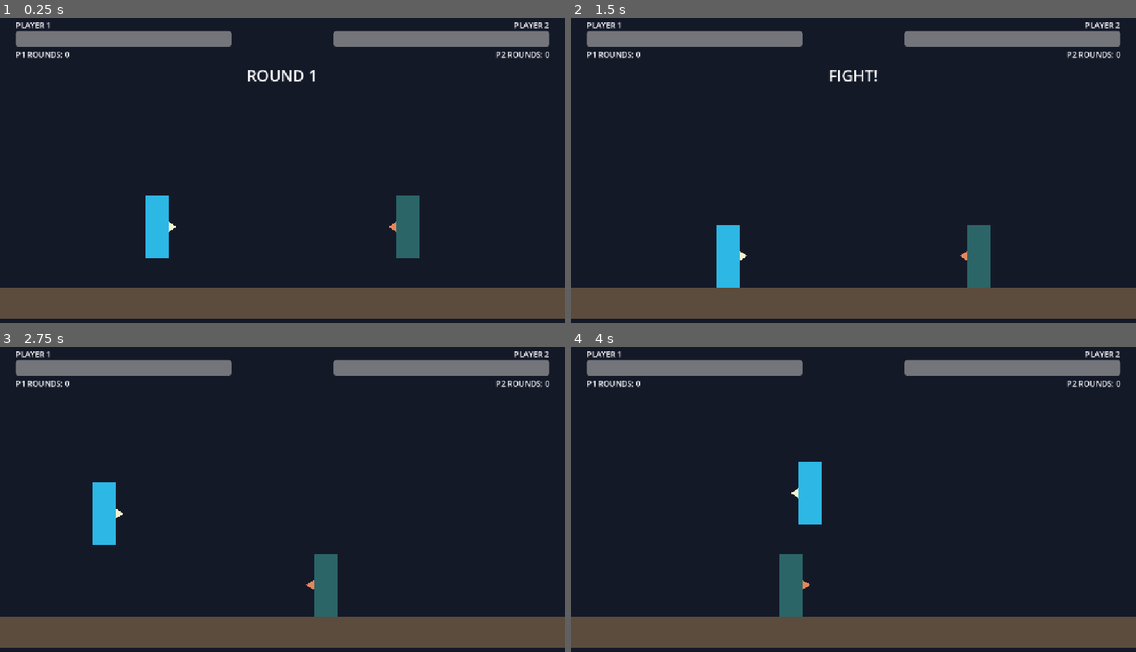
Above: before the commit, frames 1-4 (two rows, left to right).
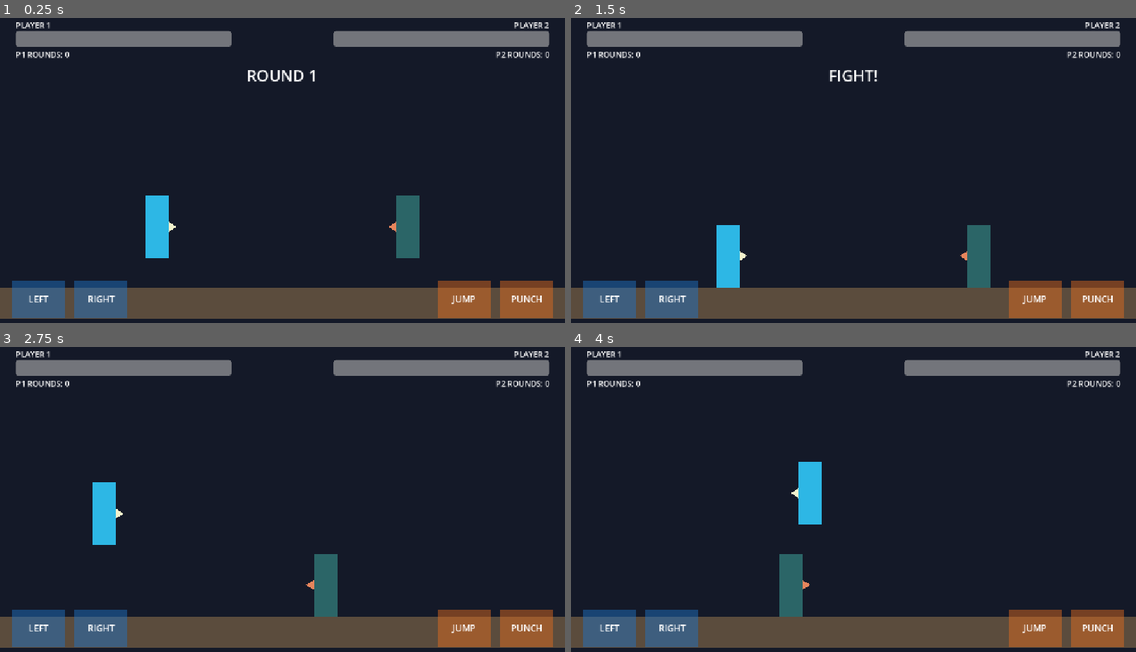
Above: after the commit, the same moments.

Repository: NZach44/Samurai-cop
Game: Godot game, scene res://scenes/arenas/test_arena.tscn
Same seed, same stepped clock (60 frames per second), same inputs: the game is played once before the commit and once after it.
Inputs:
- Up to frame 1 (0.25 s): no input
- Up to frame 2 (1.5 s): hold D (p1_right) from 0.53 s (still down); tap F (p1_punch) at 0.6 s; tap W (p1_jump) at 0.77, 0.8, 1.07, 1.35 s; tap Enter at 1.25 s
- Up to frame 3 (2.75 s): tap W (p1_jump) at 1.52, 1.82, 2.3 s; tap F (p1_punch) at 1.55, 2.1 s; release D (p1_right) at 2.03 s; hold A (p1_left) from 2.03 s (still down)
- Up to frame 4 (4 s): release A (p1_left) at 2.78 s; hold D (p1_right) from 2.78 s (still down); tap F (p1_punch) at 2.85 s; tap W (p1_jump) at 3.02, 3.32, 3.6, 3.77 s

The runs differ from the first frame. In frame 1, 4.6% of the frame differs, in the area x 2-98%, y 86-99%; in frame 2, 4.6%; in frame 3, 4.6%; in frame 4, 4.6%.

Commit message:
milestone 9

Diff:
--- a/project.godot
+++ b/project.godot
@@ -104,6 +104,10 @@
 ]
 }
 
+[input_devices]
+
+pointing/emulate_touch_from_mouse=true
+
 [physics]
 
 3d/physics_engine="Jolt Physics"
--- a/scenes/arenas/test_arena.tscn
+++ b/scenes/arenas/test_arena.tscn
@@ -1,7 +1,8 @@
-[gd_scene load_steps=5 format=3]
+[gd_scene load_steps=6 format=3]
 
 [ext_resource type="PackedScene" path="res://scenes/fighters/fighter.tscn" id="1_fighter"]
 [ext_resource type="Script" path="res://scripts/systems/round_controller.gd" id="2_round_controller"]
+[ext_resource type="PackedScene" path="res://scenes/ui/mobile_controls.tscn" id="3_mobile_controls"]
 
 [sub_resource type="RectangleShape2D" id="RectangleShape2D_floor"]
 size = Vector2(1152, 64)
@@ -140,3 +141,6 @@
 theme_override_font_sizes/font_size = 32
 text = "PLAYER 1 WINS"
 horizontal_alignment = 1
+
+[node name="MobileControls" parent="." instance=ExtResource("3_mobile_controls")]
+force_visible_for_testing = true
--- /dev/null
+++ b/scenes/ui/mobile_controls.tscn
@@ -0,0 +1,130 @@
+[gd_scene load_steps=3 format=3]
+
+[ext_resource type="Script" path="res://scripts/ui/mobile_controls.gd" id="1_mobile_controls"]
+
+[sub_resource type="RectangleShape2D" id="RectangleShape2D_button"]
+size = Vector2(108, 76)
+
+[node name="MobileControls" type="CanvasLayer"]
+layer = 20
+script = ExtResource("1_mobile_controls")
+
+[node name="Layout" type="Control" parent="."]
+layout_mode = 3
+anchors_preset = 15
+anchor_right = 1.0
+anchor_bottom = 1.0
+grow_horizontal = 2
+grow_vertical = 2
+mouse_filter = 2
+
+[node name="LeftControls" type="Control" parent="Layout"]
+layout_mode = 1
+anchors_preset = 2
+anchor_top = 1.0
+anchor_bottom = 1.0
+offset_left = 24.0
+offset_top = -120.0
+offset_right = 260.0
+offset_bottom = -24.0
+grow_vertical = 0
+mouse_filter = 2
+
+[node name="MoveLeft" type="TouchScreenButton" parent="Layout/LeftControls"]
+position = Vector2(54, 48)
+visibility_mode = 0
+action = &"p1_left"
+shape = SubResource("RectangleShape2D_button")
+
+[node name="Visual" type="Polygon2D" parent="Layout/LeftControls/MoveLeft"]
+polygon = PackedVector2Array(-54, -38, 54, -38, 54, 38, -54, 38)
+color = Color(0.12, 0.45, 0.78, 0.48)
+
+[node name="Label" type="Label" parent="Layout/LeftControls/MoveLeft"]
+offset_left = -54.0
+offset_top = -38.0
+offset_right = 54.0
+offset_bottom = 38.0
+mouse_filter = 2
+theme_override_font_sizes/font_size = 18
+text = "LEFT"
+horizontal_alignment = 1
+vertical_alignment = 1
+
+[node name="MoveRight" type="TouchScreenButton" parent="Layout/LeftControls"]
+position = Vector2(182, 48)
+visibility_mode = 0
+action = &"p1_right"
+shape = SubResource("RectangleShape2D_button")
+
+[node name="Visual" type="Polygon2D" parent="Layout/LeftControls/MoveRight"]
+polygon = PackedVector2Array(-54, -38, 54, -38, 54, 38, -54, 38)
+color = Color(0.12, 0.45, 0.78, 0.48)
+
+[node name="Label" type="Label" parent="Layout/LeftControls/MoveRight"]
+offset_left = -54.0
+offset_top = -38.0
+offset_right = 54.0
+offset_bottom = 38.0
+mouse_filter = 2
+theme_override_font_sizes/font_size = 18
+text = "RIGHT"
+horizontal_alignment = 1
+vertical_alignment = 1
+
+[node name="RightControls" type="Control" parent="Layout"]
+layout_mode = 1
+anchors_preset = 3
+anchor_left = 1.0
+anchor_top = 1.0
+anchor_right = 1.0
+anchor_bottom = 1.0
+offset_left = -260.0
+offset_top = -120.0
+offset_right = -24.0
+offset_bottom = -24.0
+grow_horizontal = 0
+grow_vertical = 0
+mouse_filter = 2
+
+[node name="Jump" type="TouchScreenButton" parent="Layout/RightControls"]
+position = Vector2(54, 48)
+visibility_mode = 0
+action = &"p1_jump"
+shape = SubResource("RectangleShape2D_button")
+
+[node name="Visual" type="Polygon2D" parent="Layout/RightControls/Jump"]
+polygon = PackedVector2Array(-54, -38, 54, -38, 54, 38, -54, 38)
+color = Color(0.88, 0.42, 0.12, 0.48)
+
+[node name="Label" type="Label" parent="Layout/RightControls/Jump"]
+offset_left = -54.0
+offset_top = -38.0
+offset_right = 54.0
+offset_bottom = 38.0
+mouse_filter = 2
+theme_override_font_sizes/font_size = 18
+text = "JUMP"
+horizontal_alignment = 1
+vertical_alignment = 1
+
+[node name="Punch" type="TouchScreenButton" parent="Layout/RightControls"]
+position = Vector2(182, 48)
+visibility_mode = 0
+action = &"p1_punch"
+shape = SubResource("RectangleShape2D_button")
+
+[node name="Visual" type="Polygon2D" parent="Layout/RightControls/Punch"]
+polygon = PackedVector2Array(-54, -38, 54, -38, 54, 38, -54, 38)
+color = Color(0.88, 0.42, 0.12, 0.48)
+
+[node name="Label" type="Label" parent="Layout/RightControls/Punch"]
+offset_left = -54.0
+offset_top = -38.0
+offset_right = 54.0
+offset_bottom = 38.0
+mouse_filter = 2
+theme_override_font_sizes/font_size = 18
+text = "PUNCH"
+horizontal_alignment = 1
+vertical_alignment = 1
--- /dev/null
+++ b/scripts/ui/mobile_controls.gd
@@ -0,0 +1,7 @@
+extends CanvasLayer
+
+@export var force_visible_for_testing: bool = false
+
+
+func _ready() -> void:
+	visible = force_visible_for_testing or DisplayServer.is_touchscreen_available()
Not shown, added: scripts/ui/mobile_controls.gd.uid
